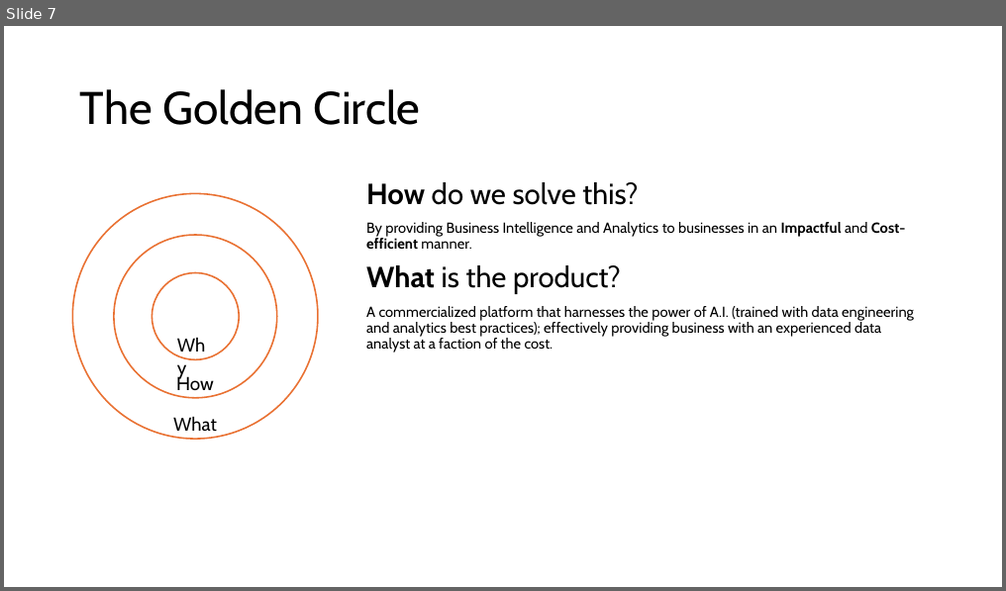
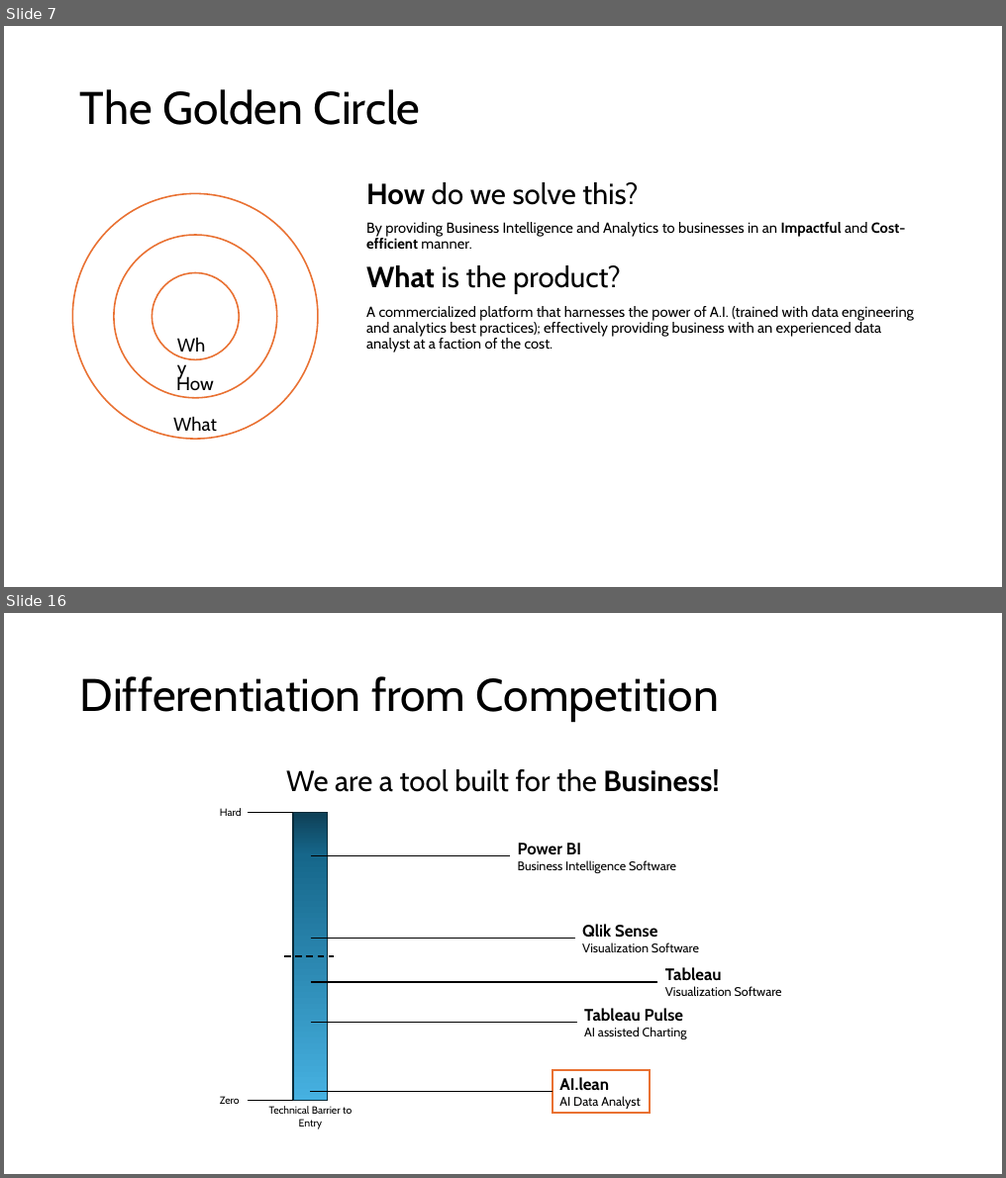
Before and after one commit to ryncii/SprintPOC, a slide deck: PitchDeck.pptx. Shown one above the other, each under a label of ours: slide 7 before the commit, slides 7 and 16 after it; the slides between them are not shown. The pictures are 1006x591 and 1006x1178 pixels, drawn with LibreOffice and Linux fonts; fonts in the diff are those of the drawing. Boxes give left, top, right and bottom in pixels: in the first picture for what was removed or moved away, otherwise in the second. Text is boxed around its words. In the diff, an @@ line names an element or a change of style, - is before the commit and + after.

```diff
--- a/PitchDeck.pptx
+++ b/PitchDeck.pptx
@@ slide 16 added at box(4, 613, 1002, 1174), background #FFFFFF @@
@@ title added at box(80, 676, 719, 722), 44 pt, text #000000 @@
+Differentiation from Competition
@@ text added at box(286, 769, 719, 792), 28 pt, text #000000 @@
+We are a tool built for the Business!
@@ group added at box(220, 808, 782, 1130): 8 lines, 7 texts, 2 rectangles @@
+Tableau Pulse
+AI assisted Charting
+Technical Barrier to
+Entry
+Zero
+Tableau
+Visualization Software
+Qlik Sense
+Visualization Software
+Power BI
+Business Intelligence Software
+Hard
+AI.lean
+AI Data Analyst
```
Also in this commit, not shown: 5 slides changed, 13 other slides added, 2 slides removed, 1 other file.
